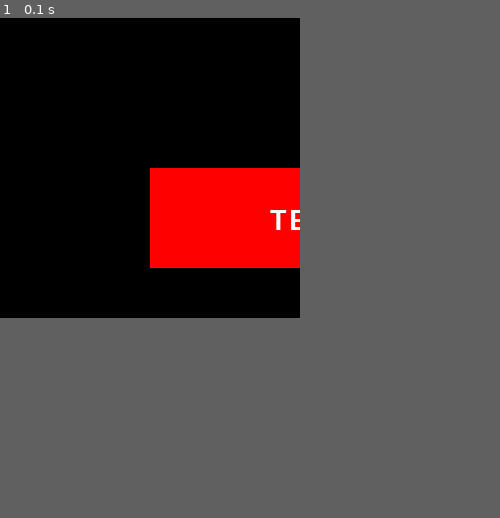
Above: before the commit, frame 1.
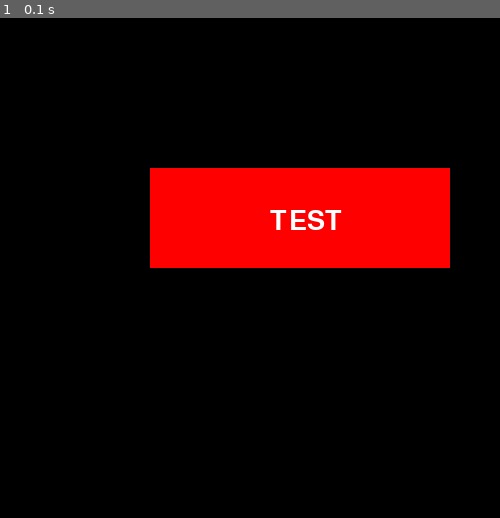
Above: after the commit, the same moment.

Repository: taiyaki715/PygameButton
Game: pygame game, started from pygameButton.py
Two runs of this game, one before a commit and one after it. Both use one fixed random seed, a clock stepped at 60 frames per second and the inputs below.
Inputs:
- Up to frame 1 (0.1 s): no input
In our replay, the window is 300x300 before the commit and 500x500 after it. These sizes can differ from the game's own. Grey fills any space a smaller window leaves; there, only what the larger window draws over its background counts as a difference.

The runs differ from the first frame. In frame 1, 6.0% of the frame differs, in the area x 60-90%, y 30-50%.

Commit message:
マウスオーバー時にボタンの色を変化する処理を追加

Diff:
--- a/pygameButton.py
+++ b/pygameButton.py
@@ -3,11 +3,12 @@
 
 import sys
 import threading
+import time
 
 
 class Button:
     def __init__(self, master, posx, posy, x, y,
-                 bg_color=(255, 255, 255), bg_color_onmouse=(255, 255, 255),
+                 bg_color=(255, 255, 255), bg_color_onmouse=(255, 255, 0),
                  text=None, text_font=None, text_color=(255, 255, 255), func=None):
         self.master = master
         self.position = (posx, posy)
@@ -28,19 +29,20 @@
                          (*self.position, *self.size))
         text = self.text_font.render(self.text, True, self.text_color)
         self.master.blit(text, (self.get_position()[0] + (self.get_size()[0] - len(self.text)*15) / 2, self.get_position()[1] + self.get_size()[1]*0.5 - 10))
-        thread = threading.Thread(target=self._main_loop)
-        thread.start()
-        print('thread started')
 
     def _main_loop(self):
         while True:
             self._check_event()
+            self._generate()
             pygame.display.update()
+            time.sleep(0.05)
 
     def _check_event(self):
         if self.is_onmouse():
             # マウスオーバ時イベント処理
-            pass
+            self.change_backGround_color(self.bg_color_onmouse)
+        else:
+            self.change_backGround_color(self.bg_color)
         if self.is_clicked():
             # マウスクリック時イベント処理
             self.function()
@@ -57,10 +59,13 @@
 
     def is_clicked(self):
         if self.is_onmouse() and pygame.mouse.get_pressed()[0]:
-            print('clicked')
+            # クリック時処理
+            pass
 
     def show(self):
         self._generate()
+        self.main_thread = threading.Thread(target=self._main_loop)
+        self.main_thread.start()
 
     def get_size(self):
         return self.size
@@ -68,19 +73,21 @@
     def get_position(self):
         return self.position
 
-
-def hello():
-    print('hello')
+    def change_backGround_color(self, color):
+        self.bg_color = color
 
 
+# テスト用コード
 pygame.init()
-screen = pygame.display.set_mode((300, 300))
+screen = pygame.display.set_mode((500, 500))
 b = Button(screen, 150, 150, 300, 100, bg_color=(255, 0, 0), text="TEST")
 b.show()
 
 while True:
     for event in pygame.event.get():
-        pass
+        if event.type == QUIT:
+            pygame.quit()
+            sys.exit()
     pygame.display.update()
 
 input()
